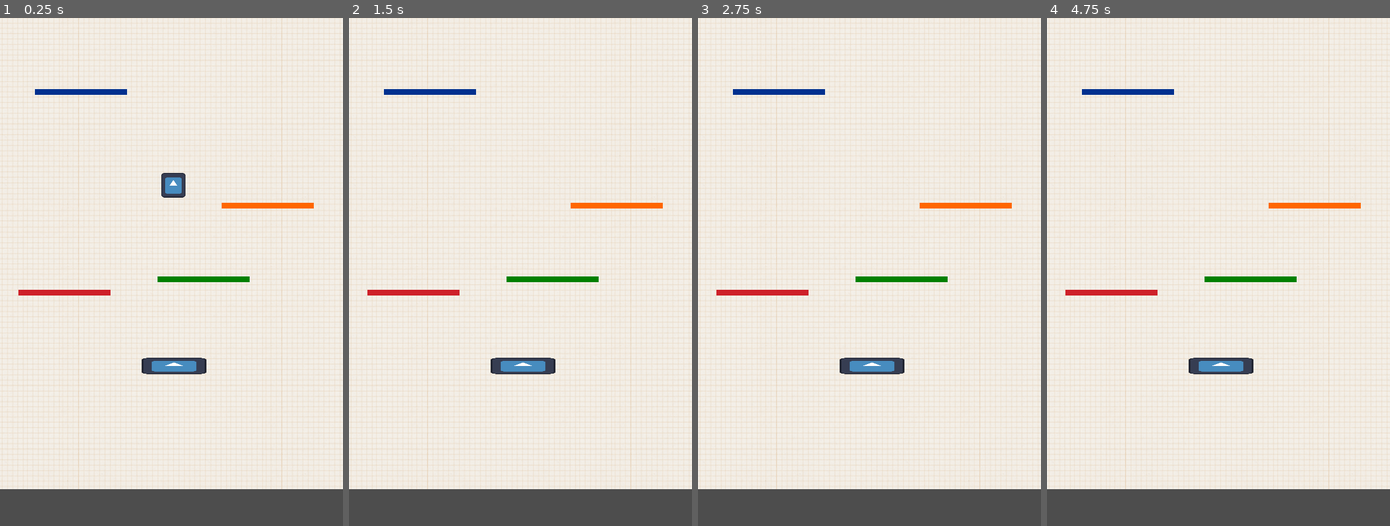
Above: before the commit, frames 1-4 (left to right).
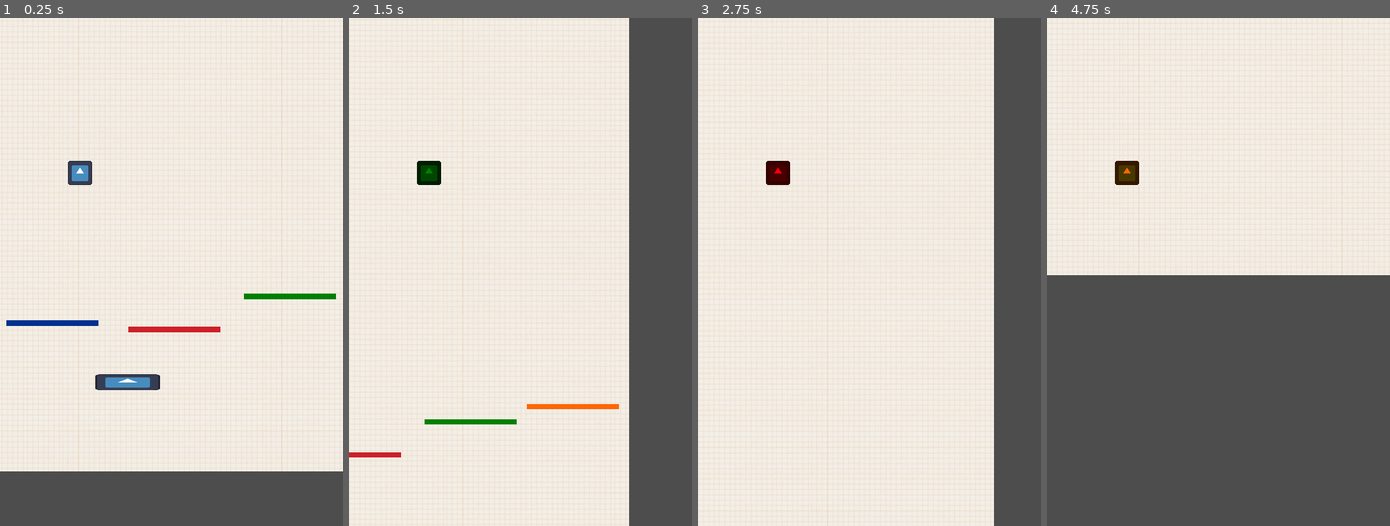
Above: after the commit, the same moments.

Repository: Abbby1007/-Melanotaenia3.0storage
Game: Godot game, scene res://Scenes/world.tscn
Two runs of this game, one before a commit and one after it. Both use one fixed random seed, a clock stepped at 60 frames per second and the inputs below. The engine's default icon, where the game draws it, is replaced by a stand-in: a white triangle on a blue panel in a dark square.
Inputs:
- Up to frame 1 (0.25 s): no input
- Up to frame 2 (1.5 s): tap Enter (ui_accept) at 0.5, 0.77 s; hold Right (ui_right) from 0.53 s (still down); tap W (blue, bound only after the commit) at 0.6 s; tap Q (green, bound only after the commit) at 0.8, 1.35 s
- Up to frame 3 (2.75 s): tap Enter (ui_accept) at 1.52 s; tap E (orange, bound only after the commit) at 1.55, 2.1 s; release Right (ui_right) at 2.03 s; hold Left (ui_left) from 2.03 s (still down); tap S (red, bound only after the commit) at 2.3 s
- Up to frame 4 (4.75 s): release Left (ui_left) at 2.78 s; hold Right (ui_right) 2.78-4.28 s; tap S (red, bound only after the commit) at 2.85 s; tap Enter (ui_accept) at 3.02, 3.77, 4.52 s; tap W (blue, bound only after the commit) at 3.05, 3.6 s; tap Q (green, bound only after the commit) at 3.8, 4.35 s; hold Left (ui_left) from 4.28 s (still down); tap E (orange, bound only after the commit) at 4.55 s

The runs differ from the first frame. In frame 1, 7.5% of the frame differs, in the area x 0-100%, y 3-93%; in frame 2, 27%; in frame 3, 22%; in frame 4, 44%, in the area x 0-100%, y 0-93%.

Commit message:
add the controls and color changing

Diff:
--- a/Scenes/world.tscn
+++ b/Scenes/world.tscn
@@ -24,22 +24,23 @@
 expand_mode = 1
 stretch_mode = 1
 
-[node name="Camera2D" type="Camera2D" parent="."]
-
 [node name="Platform 2_0" parent="." instance=ExtResource("3_kkxc5")]
-position = Vector2(4, 148)
+position = Vector2(-69, 202)
 
 [node name="Player3_0" parent="." instance=ExtResource("3_1t8uv")]
-position = Vector2(3, -165)
+position = Vector2(-144, -156)
+
+[node name="Camera2D" type="Camera2D" parent="Player3_0"]
+position = Vector2(144, 156)
 
 [node name="blue_platform" parent="." instance=ExtResource("1_eolok")]
-position = Vector2(-164, -296)
+position = Vector2(-209, 96)
 
 [node name="green_platform" parent="." instance=ExtResource("6_awqdd")]
-position = Vector2(29, -1)
+position = Vector2(165, 54)
 
 [node name="orange_Platform" parent="." instance=ExtResource("7_d31sg")]
-position = Vector2(130, -117)
+position = Vector2(326, 30)
 
 [node name="Red_Platform" parent="." instance=ExtResource("4_glhik")]
-position = Vector2(-190, 20)
+position = Vector2(-17, 106)
--- a/Scripts/player_3_0.gd
+++ b/Scripts/player_3_0.gd
@@ -28,15 +28,29 @@
 	if right_key:
 		set_linear_velocity(Vector2(+speed, get_linear_velocity().y))
 
+	#Change to red
+	if Input.is_action_just_pressed("red"):
+		player_3_0.modulate = Color(1, 0, 0, 1)
+	#Change to blue
+	if Input.is_action_just_pressed("blue"):
+		player_3_0.modulate = Color(0, 0, 1, 1)
+
+		#Change to green
+	if Input.is_action_just_pressed("green"):
+		player_3_0.modulate = Color(0, 0.502, 0, 1)
+	#Change to orange
+	if Input.is_action_just_pressed("orange"):
+		player_3_0.modulate = Color(1, 0.4, 0, 1)
 
 func _on_area_2d_area_entered(area):
 	if area.is_in_group("platform2_0"):
 		print("collided")
 		set_linear_velocity(Vector2(0,-jump_speed))
 
+
 	# CHECKS TO SEEEEE WHAT PLATFORM THE PLAYER IS TOUCHING --------------------------------------------------
 #What happens if the player is on the red platform
-	if area.get_parent().is_in_group("red_platform"):
+	if area.is_in_group("red_platform"):
 		print("Red collide")
 		print(" ")
 		is_red = true
@@ -48,12 +62,12 @@
 			print("Player is Red and the platform is Red")
 			print(" ")
 		if(modulate != Color(1, 0, 0, 1)):
-			print(" The player is not red")
-		#get_tree().reload_current_scene()
+			print("The player is not red")
+		##get_tree().reload_current_scene()
 
 #-------------------------------------------------------------------------------
-#What happens if the player is on the blue platform
-	if area.get_parent().is_in_group("blue_platform"):
+##What happens if the player is on the blue platform
+	if area.is_in_group("blue_platform"):
 		print("Blue collide")
 		print(" ")
 		is_red = false
@@ -69,11 +83,11 @@
 			print("The player is not blue")
 			#get_tree().reload_current_scene()
 
-	#W-------------------------------------------------
+	##W-------------------------------------------------
 
 
-	#What happens if the player is on the green platform
-	if area.get_parent().is_in_group("green_platform"):
+	##What happens if the player is on the green platform
+	if area.is_in_group("green_platform"):
 		print("Green collide")
 		print(" ")
 		is_red = false
@@ -88,10 +102,10 @@
 			print("The player is not green")
 			#get_tree().reload_current_scene()
 
-	#--------------------------------------------------
-
-		#What happens if the player is on the orange platform
-	if area.get_parent().is_in_group("orange_platform"):
+	##--------------------------------------------------
+	#
+		##What happens if the player is on the orange platform
+	if area.is_in_group("orange_platform"):
 		print("Orange collide")
 		print(" ")
 		is_red = false
@@ -104,6 +118,6 @@
 
 		if(modulate != Color(1, 0.4, 0, 1)):
 			print("The player is not orange")
-			#get_tree().reload_current_scene()
-
-	#--------------------------------------------------
+			##get_tree().reload_current_scene()
+			#
+	##--------------------------------------------------
--- a/project.godot
+++ b/project.godot
@@ -31,3 +31,26 @@
 red_platform=""
 orange_platform=""
 green_platform=""
+
+[input]
+
+red={
+"deadzone": 0.5,
+"events": [Object(InputEventKey,"resource_local_to_scene":false,"resource_name":"","device":-1,"window_id":0,"alt_pressed":false,"shift_pressed":false,"ctrl_pressed":false,"meta_pressed":false,"pressed":false,"keycode":0,"physical_keycode":83,"key_label":0,"unicode":115,"location":0,"echo":false,"script":null)
+]
+}
+blue={
+"deadzone": 0.5,
+"events": [Object(InputEventKey,"resource_local_to_scene":false,"resource_name":"","device":-1,"window_id":0,"alt_pressed":false,"shift_pressed":false,"ctrl_pressed":false,"meta_pressed":false,"pressed":false,"keycode":0,"physical_keycode":87,"key_label":0,"unicode":119,"location":0,"echo":false,"script":null)
+]
+}
+green={
+"deadzone": 0.5,
+"events": [Object(InputEventKey,"resource_local_to_scene":false,"resource_name":"","device":-1,"window_id":0,"alt_pressed":false,"shift_pressed":false,"ctrl_pressed":false,"meta_pressed":false,"pressed":false,"keycode":0,"physical_keycode":81,"key_label":0,"unicode":113,"location":0,"echo":false,"script":null)
+]
+}
+orange={
+"deadzone": 0.5,
+"events": [Object(InputEventKey,"resource_local_to_scene":false,"resource_name":"","device":-1,"window_id":0,"alt_pressed":false,"shift_pressed":false,"ctrl_pressed":false,"meta_pressed":false,"pressed":false,"keycode":0,"physical_keycode":69,"key_label":0,"unicode":101,"location":0,"echo":false,"script":null)
+]
+}
